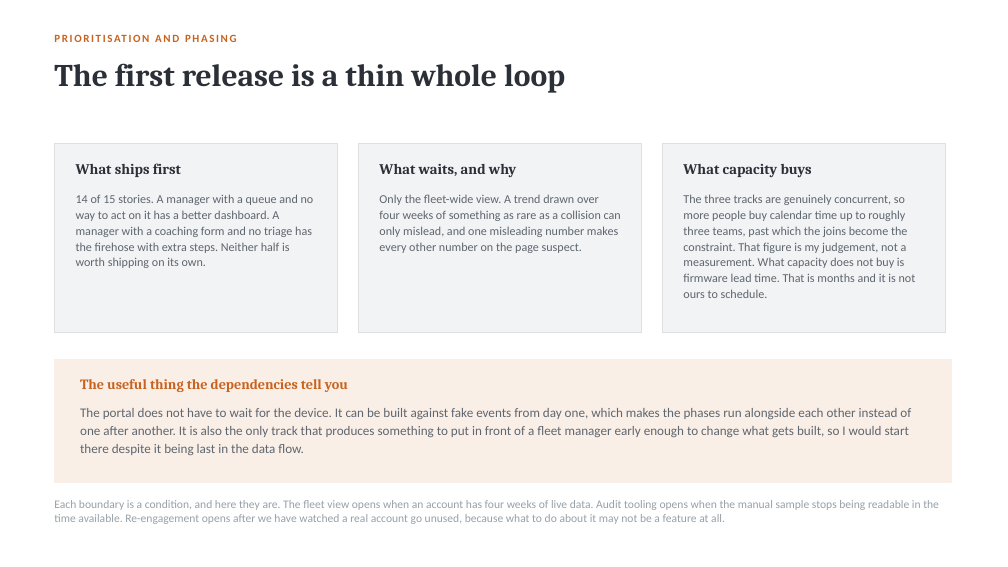
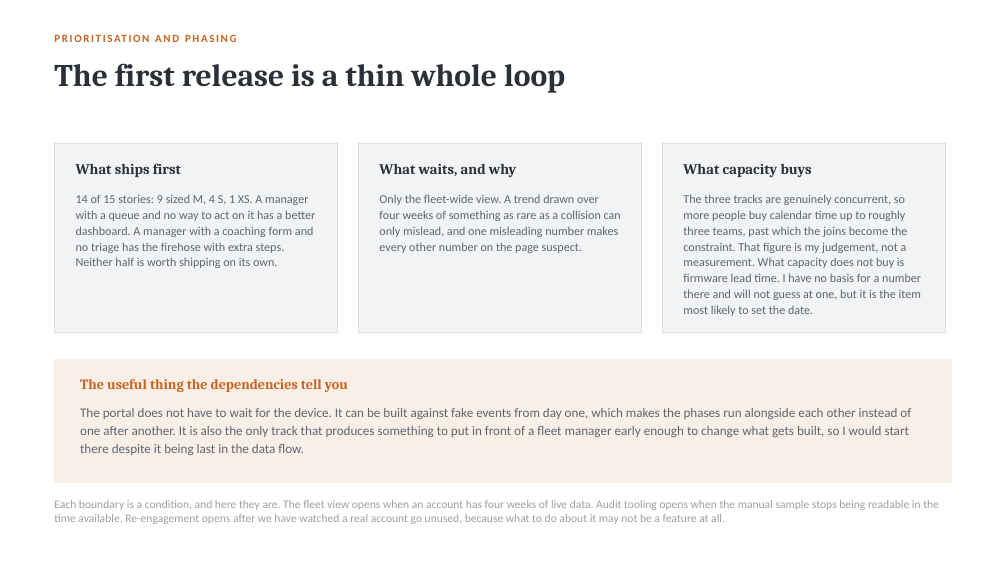
Before and after one commit to dannydaley76/cameramatics-product-brain, a slide deck: slide 13 of deck/cameramatics-danny-daley.pptx. Drawn at 1008x567 pixels with LibreOffice and Linux fonts; fonts in the diff are those of the drawing. Boxes give left, top, right and bottom in pixels: in the first picture for what was removed or moved away, otherwise in the second. Text is boxed around its words. In the diff, an @@ line names an element or a change of style, - is before the commit and + after.

```diff
--- a/deck/cameramatics-danny-daley.pptx
+++ b/deck/cameramatics-danny-daley.pptx
@@ text at box(76, 194, 315, 268): text changed @@
-14 of 15 stories. A manager with a queue and no way to act on it has a better dashboard. A manager with a coaching form and no triage has the firehose with extra steps. Neither half is worth shipping on its own.
+14 of 15 stories: 9 sized M, 4 S, 1 XS. A manager with a queue and no way to act on it has a better dashboard. A manager with a coaching form and no triage has the firehose with extra steps. Neither half is worth shipping on its own.
@@ text at box(683, 194, 921, 316): text changed @@
-The three tracks are genuinely concurrent, so more people buy calendar time up to roughly three teams, past which the joins become the constraint. That figure is my judgement, not a measurement. What capacity does not buy is firmware lead time. That is months and it is not ours to schedule.
+The three tracks are genuinely concurrent, so more people buy calendar time up to roughly three teams, past which the joins become the constraint. That figure is my judgement, not a measurement. What capacity does not buy is firmware lead time. I have no basis for a number there and will not guess at one, but it is the item most likely to set the date.
```
Also in this commit, not shown: 11 other slides changed, 9 other files.
